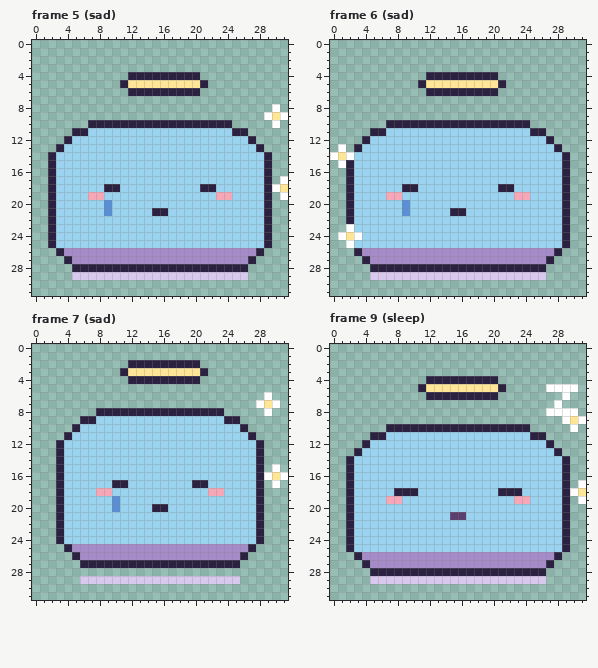
Pixel-art file, stored at art/characters/sparkle/starwisp.aseprite. Above: the version before the commit.
32x32 pixels, 24 frames. Shown: frame 5 (sad), frame 6 (sad), frame 7 (sad), frame 9 (sleep). The commit also changed other frames, which this record leaves out.
Once edited:
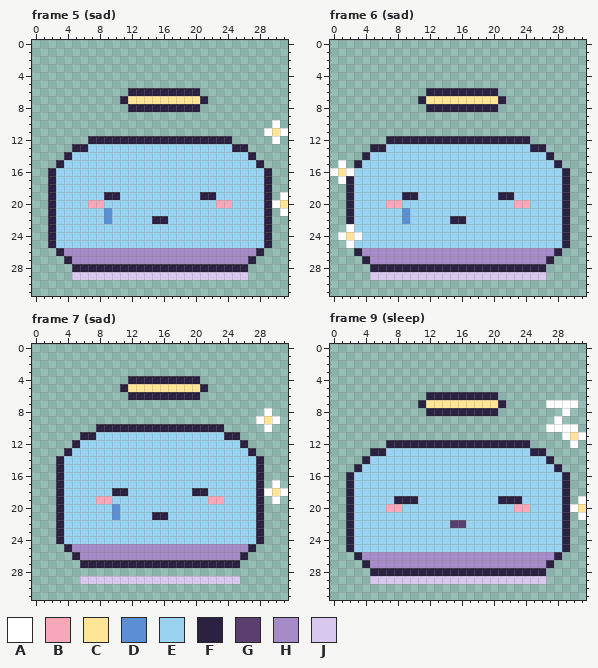
Palette (. is transparent): A #ffffff  B #f7a8b8  C #ffe596  D #5a8fd6  E #9ad3f0  F #2b2140  G #5b3f6e  H #a68bc9  J #d9c8ee
Changes in this commit:
Changed rows in their new state; - is an unchanged pixel.
Frame 5 (sad), layer "pet":
first column x 2:
 4 ----------.........-----------
 5 ---------...........----------
 7 ---------FCCCCCCCCCF----------
 8 ----------FFFFFFFFF---------.-
 9 ---------------------------...
10 -----..................-------
11 ---......................--ACA
12 --...FFFFFFFFFFFFFFFFFF...--A-
13 -..FF------------------FF..---
14 ..F----------------------F..--
15 .F------------------------F.--
17 -----------------------------.
18 -------EE----------EE-------..
19 -----EEFF----------FFEE-------
20 -----BBE-------------BB-----AC
21 -------------EE--------------A
22 -------D-----FF---------------
Frame 6 (sad), layer "pet":
first column x 0:
 4 ------------.........---------
 5 -----------...........--------
 7 -----------FCCCCCCCCCF--------
 8 ------------FFFFFFFFF---------
10 -------..................-----
11 -----......................---
12 ----...FFFFFFFFFFFFFFFFFF...--
13 -.-..FF------------------FF..-
14 ....F----------------------F..
15 --.F------------------------F.
16 ACA---------------------------
17 -A----------------------------
18 ---------EE----------EE-------
19 -------EEFF----------FFEE-----
20 -------BBE-------------BB-----
21 ---------------EE-------------
22 ---------D-----FF-------------
Frame 7 (sad), layer "pet":
first column x 3:
 2 ---------.........-----------
 3 --------...........----------
 5 --------FCCCCCCCCCF----------
 6 ---------FFFFFFFFF--------.--
 7 -------------------------...-
 8 -----................--------
 9 ---....................--ACA-
10 --...FFFFFFFFFFFFFFFF...--A--
11 -..FF----------------FF..----
12 ..F--------------------F..---
13 .F----------------------F.---
15 ---------------------------.-
16 --------------------------...
17 -------EE--------EE----------
18 -----EEFF--------FFEE-----ACA
19 -----BBE-----------BB------A-
20 ------------EE---------------
21 -------D----FF---------------
Frame 9 (sleep), layer "pet":
first column x 2:
 4 ----------.........-----------
 5 ---------...........-----....-
 6 ---------------------------.--
 7 ---------FCCCCCCCCCF-----A-AA-
 8 ----------FFFFFFFFF------..-.-
 9 --------------------------A...
10 -----..................--AAA--
11 ---......................--ACA
12 --...FFFFFFFFFFFFFFFFFF...--A-
13 -..FF------------------FF..---
14 ..F----------------------F..--
15 .F------------------------F.--
17 -----------------------------.
18 ------EEE----------EEE------..
19 -----EFFF----------FFFE-------
20 -----BB--------------BB-----AC
21 -------------EE--------------A
22 -------------GG---------------
Changed places in both pictures, as pixel boxes (x1, y1, x2, y2):
changed: (48, 72, 288, 224)
changed: (330, 72, 570, 224)
changed: (56, 360, 288, 520)
changed: (346, 376, 586, 528)
